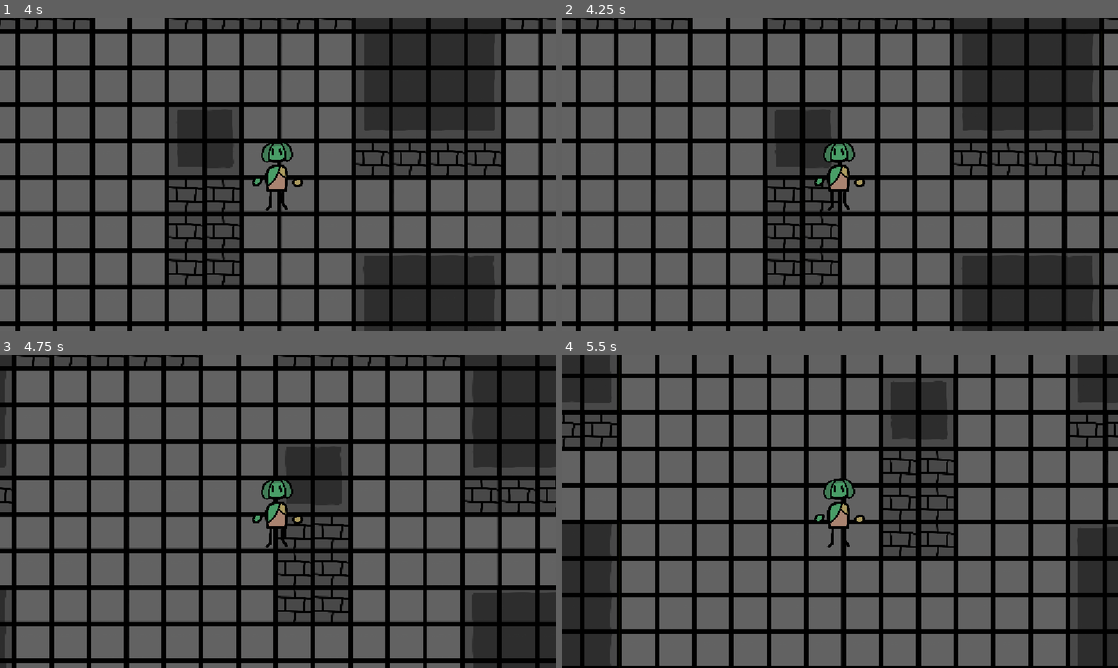
Above: before the commit, frames 1-4 (two rows, left to right).
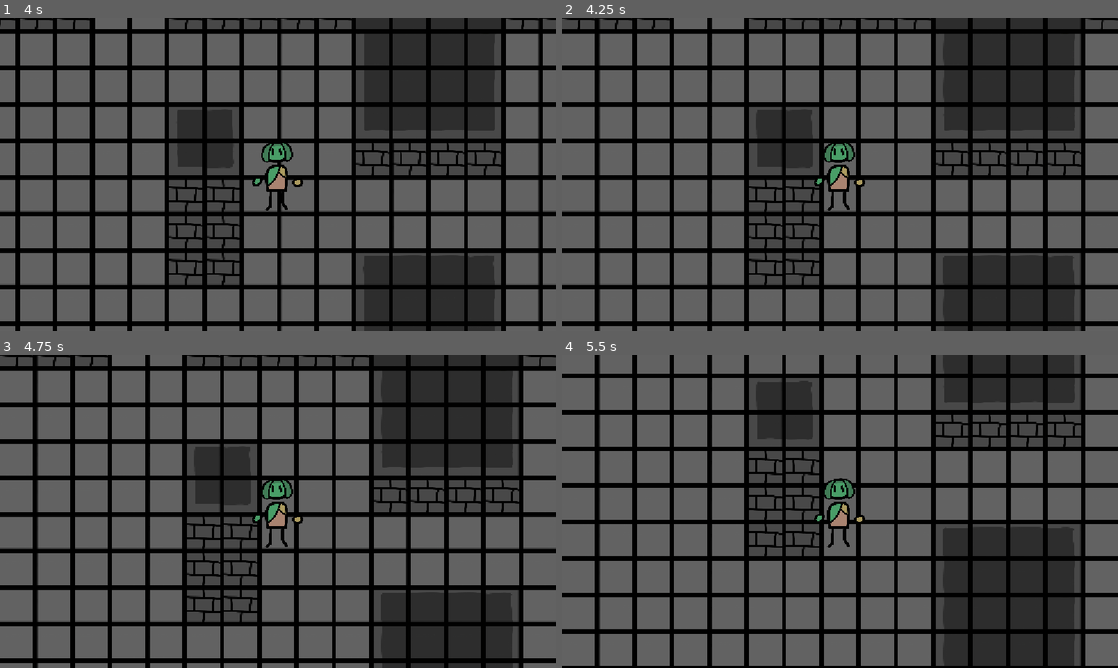
Above: after the commit, the same moments.

Repository: TheSoupIsHere/Game-Jam-Project
Game: Godot game, scene res://main.tscn
Same seed, same stepped clock (60 frames per second), same inputs: the game is played once before the commit and once after it.
Inputs:
- Up to frame 1 (4 s): tap Enter at 0.5, 2.75 s; hold D (ui_right) 0.53-1.28 s; tap Space at 1.25 s; hold S (ui_down) 1.28-2.03 s; hold D (ui_right) 2.03-2.78 s; hold W (ui_up) 2.78-3.53 s; hold A (ui_left) from 3.53 s (still down)
- Up to frame 2 (4.25 s): keep holding A (ui_left)
- Up to frame 3 (4.75 s): keep holding A (ui_left)
- Up to frame 4 (5.5 s): release A (ui_left) at 5.03 s; hold S (ui_down) from 5.03 s (still down)

Frame 1 is identical in both runs. In frame 2, 28% of the frame differs, in the area x 0-100%, y 0-100%; in frame 3, 45%; in frame 4, 52%.

Commit message:
Update main.tscn

Diff:
--- a/main.tscn
+++ b/main.tscn
@@ -64,6 +64,9 @@
 [sub_resource type="TileSet" id="TileSet_kek77"]
 tile_size = Vector2i(258, 252)
 sources/1 = SubResource("TileSetAtlasSource_5vw27")
+
+[sub_resource type="RectangleShape2D" id="RectangleShape2D_h5d6l"]
+size = Vector2(477.5, 999.5)
 
 [sub_resource type="TileSetAtlasSource" id="TileSetAtlasSource_7mycd"]
 texture = ExtResource("4_lquwl")
@@ -159,6 +162,10 @@
 scale = Vector2(1, -1)
 polygon = PackedVector2Array(-36, -7, -36, 1802, 466, 1806, 457, 519, 1715, 516.99994, 1720, -2.0000205)
 
+[node name="CollisionShape2D" type="CollisionShape2D" parent="fourWayRoom2" unique_id=231188430]
+position = Vector2(2571.25, 1768.25)
+shape = SubResource("RectangleShape2D_h5d6l")
+
 [node name="LWayRoom" type="StaticBody2D" parent="." unique_id=517739324]
 script = ExtResource("3_1bvp3")
 
